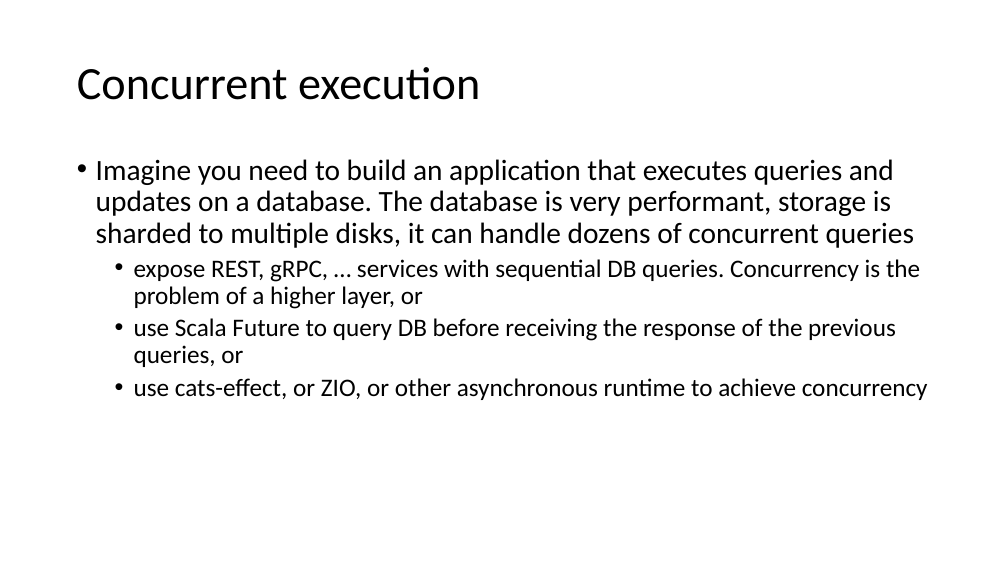
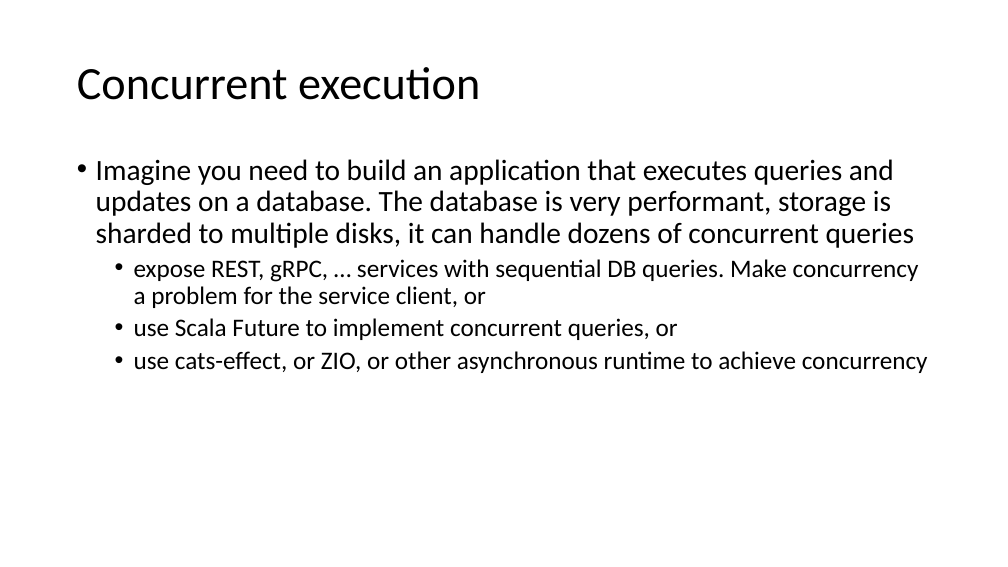
Before and after one commit to mcsuka/scalikejdbc-demo, a slide deck: slide 11 of docs/scalikejdbc-demo.pptx (slide 10 before the commit). Drawn at 1008x567 pixels with LibreOffice and Linux fonts; fonts in the diff are those of the drawing. Boxes give left, top, right and bottom in pixels: in the first picture for what was removed or moved away, otherwise in the second. Text is boxed around its words. In the diff, an @@ line names an element or a change of style, - is before the commit and + after.

Commit message:
update presentation

```diff
--- a/docs/scalikejdbc-demo.pptx
+++ b/docs/scalikejdbc-demo.pptx
@@ text at (x1=134, y1=259, x2=919, y2=340): text changed @@
-  • expose REST, gRPC, … services with sequential DB queries. Concurrency is the problem of a higher layer, or
-  • use Scala Future to query DB before receiving the response of the previous queries, or
+  • expose REST, gRPC, … services with sequential DB queries. Make concurrency a problem for the service client, or
+  • use Scala Future to implement concurrent queries, or
```
Also in this commit, not shown: 3 other slides changed, 1 slide added, 1 other file.
